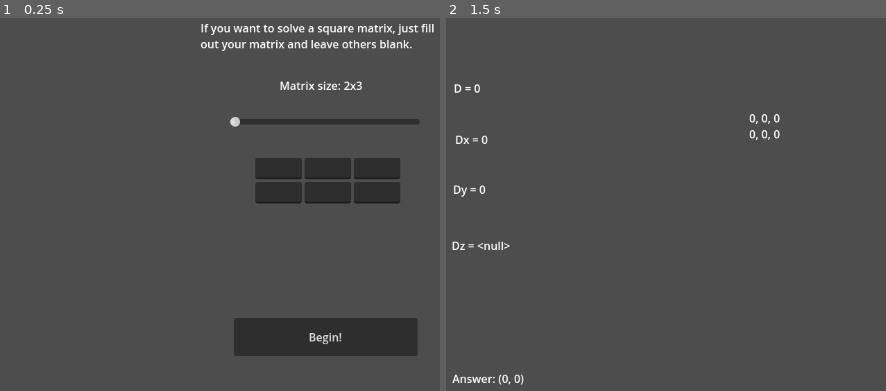
Above: before the commit, frames 1-2 (left to right).
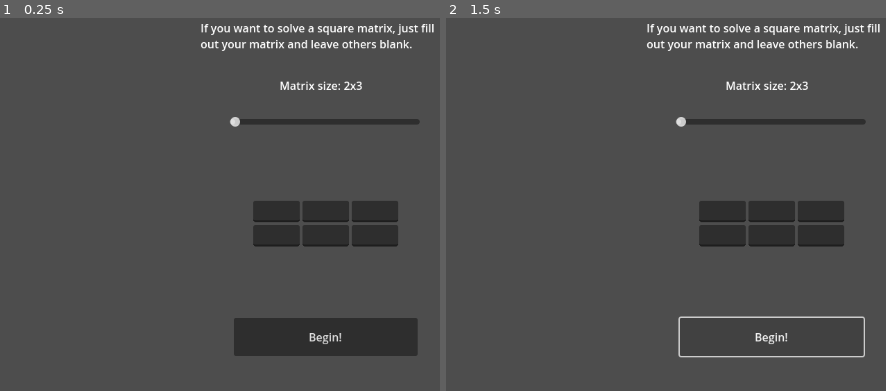
Above: after the commit, the same moments.

Repository: i-eye/Matrix
Game: Godot game, scene res://Scenes/main.tscn
Same seed, same stepped clock (60 frames per second), same inputs: the game is played once before the commit and once after it. Before the commit the project starts from res://main.tscn.
Inputs (mouse positions are in pixels of both pictures, inside the frame that each line leads up to):
- Up to frame 1 (0.25 s): no input
- Up to frame 2 (1.5 s): click "Begin!" at 0.5 s; click (771, 338) at 1.25 s, where only the run after the commit has a clickable "Begin!"

The runs differ from the first frame. In frame 1, 6.7% of the frame differs, in the area x 57-91%, y 37-62%; in frame 2, 6.9%, in the area x 1-99%, y 1-99%.

Commit message:
Restructure!

Diff:
--- a/calculating_screen.tscn
+++ b/Scenes/calculating_screen.tscn
@@ -1,9 +1,9 @@
 [gd_scene load_steps=2 format=3 uid="uid://ddbeaxqlggx5v"]
 
-[ext_resource type="Script" path="res://calculating_screen.gd" id="1_y5fas"]
+[ext_resource type="Script" path="res://Scripts/calculating_screen.gd" id="1_kalt2"]
 
 [node name="calculatingScreen" type="Node2D"]
-script = ExtResource("1_y5fas")
+script = ExtResource("1_kalt2")
 
 [node name="Answer" type="RichTextLabel" parent="."]
 offset_left = 87.0
--- a/main.tscn
+++ b/Scenes/main.tscn
@@ -1,9 +1,10 @@
-[gd_scene load_steps=2 format=3 uid="uid://cygkxj86l5d7p"]
+[gd_scene load_steps=3 format=3 uid="uid://cygkxj86l5d7p"]
 
-[ext_resource type="Script" path="res://main.gd" id="1_6rdxw"]
+[ext_resource type="Script" path="res://Scripts/main.gd" id="1_wlc8y"]
+[ext_resource type="Script" path="res://Scripts/MatrixController.gd" id="2_0gmxn"]
 
 [node name="main" type="Node2D"]
-script = ExtResource("1_6rdxw")
+script = ExtResource("1_wlc8y")
 
 [node name="MatrixSize" type="HSlider" parent="."]
 offset_left = 409.0
@@ -29,15 +30,21 @@
 text = "Begin!"
 
 [node name="Matrix" type="GridContainer" parent="."]
-anchors_preset = -1
-offset_left = 446.0
-offset_top = 209.0
-offset_right = 655.0
-offset_bottom = 324.0
+anchors_preset = 8
+anchor_left = 0.5
+anchor_top = 0.5
+anchor_right = 0.5
+anchor_bottom = 0.5
+offset_left = 443.0
+offset_top = 271.0
+offset_right = 652.0
+offset_bottom = 337.0
 grow_horizontal = 2
+grow_vertical = 2
 size_flags_horizontal = 2
 size_flags_vertical = 3
 columns = 3
+script = ExtResource("2_0gmxn")
 
 [node name="LineEdit" type="LineEdit" parent="Matrix"]
 layout_mode = 2
--- /dev/null
+++ b/Scripts/MatrixController.gd
@@ -0,0 +1,33 @@
+extends GridContainer
+class_name MatrixController
+
+var currentSize: int = 2
+var prevSize: int = 2
+
+func sizeChange(val):
+	currentSize = val
+
+	# when matrix size is changed, add/remove children of LineEdit as needed
+	columns = currentSize + 1
+	if currentSize > prevSize:
+		# if new size is bigger, add children.
+		# since this is adding to an already exisiting matrix, e.g. 1x1
+		# only add needed children
+		for i in range(currentSize*(currentSize+1) - prevSize*(prevSize+1)):
+			addFromMatrix()
+	elif currentSize < prevSize:
+		# opposite of adding
+		for i in range(prevSize*(prevSize+1) - currentSize*(currentSize+1)):
+			removeFromMatrix()
+	prevSize = currentSize
+	return currentSize
+
+
+	# add children to matrix
+func addFromMatrix():
+	var newLineEdit = LineEdit.new()
+	add_child(newLineEdit)
+
+	# kill children from matrix
+func removeFromMatrix():
+	get_children().back().free()
--- /dev/null
+++ b/Scripts/main.gd
@@ -0,0 +1,33 @@
+extends Node2D
+class_name mainClass
+
+# Stores the previous size of the Matrix (side length)
+var prevSize: int = 2
+var size: int = 2
+@onready var matrixNode: MatrixController = $Matrix as MatrixController
+
+var matrix = []
+
+var D: float
+var Dx: float
+var Dy: float
+var Dz: float
+var x: float
+var y: float
+var z: float
+
+func _on_matrix_size_value_changed(val):
+	# change the text of the matrix size to fit with new value
+	var size = matrixNode.sizeChange(val)
+	$MatrixSizeText.text = "Matrix size: " + str(size) + "x" + str(size+1)
+
+
+func _on_start_pressed():
+	var matrixLine: Array[float]
+	for i in $Matrix.get_children():
+		matrixLine.append(float(i.text))
+	for r in range(size):
+		matrix.append([])
+		for c in range(size+1):
+			matrix[r].append(matrixLine.front())
+			matrixLine.pop_front()
--- a/calculating_screen.gd
+++ /dev/null
@@ -1,30 +0,0 @@
-extends Node2D
-
-var matrix = main.matrix
-var size = main.size
-var D = main.D
-var Dx = main.Dx
-var Dy = main.Dy
-var Dz = main.Dz
-var x = main.x
-var y = main.y
-var z = main.z
-
-func _ready():
-	for r in range(size):
-		$Matrix.text += "\n"
-		for c in range(size+1):
-			if c == size:
-				$Matrix.text += str(matrix[r][c])
-			else:
-				$Matrix.text += str(matrix[r][c]) + ", "
-
-
-	$D.text = "D = " + str(D)
-	$Dx.text = "Dx = " + str(Dx)
-	$Dy.text = "Dy = " + str(Dy)
-	$Dz.text = "Dz = " + str(Dz)
-	if size == 2:
-		$Answer.text = "Answer: (" + str(x) + ", " + str(y) + ")"
-	else:
-		$Answer.text = "Answer: (" + str(x) + ", " + str(y) + ", " + str(z) + ")"
--- a/main.gd
+++ /dev/null
@@ -1,163 +0,0 @@
-extends Node2D
-
-# Stores the previous size of the Matrix (side length)
-var prevSize: int = 2
-static var size: int = 2
-
-static var matrix = []
-
-static var D
-static var Dx
-static var Dy
-static var Dz
-static var x: float
-static var y: float
-static var z: float
-
-func _on_matrix_size_value_changed(val):
-	# change the text of the matrix size to fit with new value
-	size = val
-	print(size)
-	$MatrixSizeText.text = "Matrix size: " + str(size) + "x" + str(size+1)
-
-	# when matrix size is changed, add/remove children of LineEdit as needed
-	$Matrix.columns = size + 1
-	if size > prevSize:
-		# if new size is bigger, add children.
-		# since this is adding to an already exisiting matrix, e.g. 1x1
-		# only add needed children
-		for i in range(size*(size+1) - prevSize*(prevSize+1)):
-			addFromMatrix()
-	elif size < prevSize:
-		# opposite of adding
-		for i in range(prevSize*(prevSize+1) - size*(size+1)):
-			removeFromMatrix()
-	prevSize = size
-
-	# add children to matrix
-func addFromMatrix():
-	var newLineEdit = LineEdit.new()
-	$Matrix.add_child(newLineEdit)
-
-	# kill children from matrix
-func removeFromMatrix():
-	$Matrix.get_children().back().free()
-
-func _on_start_pressed():
-	var matrixLine: Array[int]
-	for i in $Matrix.get_children():
-		matrixLine.append(int(i.text))
-	for r in range(size):
-		matrix.append([])
-		for c in range(size+1):
-			matrix[r].append(matrixLine.front())
-			matrixLine.pop_front()
-
-	print(matrix)
-	print(matrix[1][1])
-	if size == 2:
-		solveFor2x3()
-	if size == 3:
-		solveFor3x4()
-	print("D: " + str(D))
-	print("Dx: " + str(Dx))
-	print("Dy: " + str(Dy))
-	print("Dz: " + str(Dz))
-	print("x: " + str(x))
-	print("y: " + str(y))
-	print("z: " + str(z))
-	goToCalculatingScreen()
-
-func goToCalculatingScreen():
-	get_tree().change_scene_to_file("res://calculating_screen.tscn")
-
-func solveFor2x3():
-	D = calculateD2x2()
-	Dx = calculateDx2x2()
-	Dy = calculateDy2x2()
-	if D == 0:
-		print("D is zero.")
-	else:
-		x = Dx/D
-		y = Dy/D
-
-# not done
-func solveFor3x4():
-	var solveDDxorDy = 1
-	var matrix1 = solve1st2x2(solveDDxorDy)
-	var matrix2 = solve2nd2x2(solveDDxorDy)
-	var matrix3 = solve3rd2x2(solveDDxorDy)
-	D = matrix[0][0] * matrix1 - matrix[0][1] * matrix2 + matrix[0][2] * matrix3
-	print("Matrix1 D: " + str(matrix1))
-	print("Matrix2 D: " + str(matrix2))
-	print("Matrix3 D: " + str(matrix3))
-
-	solveDDxorDy = 2
-	matrix1 = solve1st2x2(solveDDxorDy)
-	matrix2 = solve2nd2x2(solveDDxorDy)
-	matrix3 = solve3rd2x2(solveDDxorDy)
-	Dx = matrix[0][3] * matrix1 - matrix[0][1] * matrix2 + matrix[0][2] * matrix3
-	print("Matrix1 Dx: " + str(matrix1))
-	print("Matrix2 Dx: " + str(matrix2))
-	print("Matrix3 Dx: " + str(matrix3))
-
-	solveDDxorDy = 3
-	matrix1 = solve1st2x2(solveDDxorDy)
-	matrix2 = solve2nd2x2(solveDDxorDy)
-	matrix3 = solve3rd2x2(solveDDxorDy)
-	Dy = matrix[0][0] * matrix1 - matrix[0][3] * matrix2 + matrix[0][2] * matrix3
-	print("Matrix1 Dy: " + str(matrix1))
-	print("Matrix2 Dy: " + str(matrix2))
-	print("Matrix3 Dy: " + str(matrix3))
-
-	solveDDxorDy = 4
-	matrix1 = solve1st2x2(solveDDxorDy)
-	matrix2 = solve2nd2x2(solveDDxorDy)
-	matrix3 = solve3rd2x2(solveDDxorDy)
-	Dz = matrix[0][0] * matrix1 - matrix[0][1] * matrix2 + matrix[0][3] * matrix3
-	print("Matrix1 Dz: " + str(matrix1))
-	print("Matrix2 Dz: " + str(matrix2))
-	print("Matrix3 Dz: " + str(matrix3))
-
-	if D == 0:
-		print("D is zero. aaa")
-	else:
-		x = float(Dx)/D
-		y = float(Dy)/D
-		z = float(Dz)/D
-
-func solve1st2x2(solveDDxorDy):
-	if solveDDxorDy == 1:
-		return matrix[1][1]*matrix[2][2] - matrix[1][2]*matrix[2][1]
-	elif solveDDxorDy == 2:
-		return matrix[1][1]*matrix[2][2] - matrix[1][2]*matrix[2][1]
-	elif solveDDxorDy == 3:
-		return matrix[1][3]*matrix[2][2] - matrix[1][2]*matrix[2][3]
-	elif solveDDxorDy == 4:
-		return matrix[1][1]*matrix[2][3] - matrix[1][3]*matrix[2][1]
-func solve2nd2x2(solveDDxorDy):
-	if solveDDxorDy == 1:
-		return matrix[1][0]*matrix[2][2] - matrix[1][2]*matrix[2][0]
-	elif solveDDxorDy == 2:
-		return matrix[1][3]*matrix[2][2] - matrix[1][2]*matrix[2][3]
-	elif solveDDxorDy == 3:
-		return matrix[1][0]*matrix[2][2] - matrix[1][2]*matrix[2][0]
-	elif solveDDxorDy == 4:
-		return matrix[1][0]*matrix[2][3] - matrix[1][3]*matrix[2][0]
-func solve3rd2x2(solveDDxorDy):
-	if solveDDxorDy == 1:
-		return matrix[1][0]*matrix[2][1] - matrix[1][1]*matrix[2][0]
-	elif solveDDxorDy == 2:
-		return matrix[1][3]*matrix[2][1] - matrix[1][1]*matrix[2][3]
-	elif solveDDxorDy == 3:
-		return matrix[1][0]*matrix[2][3] - matrix[1][3]*matrix[2][0]
-	elif solveDDxorDy == 4:
-		return matrix[1][0]*matrix[2][1] - matrix[1][1]*matrix[2][0]
-
-# currently done
-func calculateD2x2():
-	return matrix[0][0]*matrix[1][1] - matrix[0][1]*matrix[1][0]
-func calculateDx2x2():
-	return matrix[0][2]*matrix[1][1] - matrix[0][1]*matrix[1][2]
-func calculateDy2x2():
-	return matrix[0][0]*matrix[1][2] - matrix[0][2]*matrix[1][0]
--- a/project.godot
+++ b/project.godot
@@ -11,10 +11,6 @@
 [application]
 
 config/name="Matrix"
-run/main_scene="res://main.tscn"
+run/main_scene="res://Scenes/main.tscn"
 config/features=PackedStringArray("4.1", "Forward Plus")
 config/icon="res://icon.svg"
-
-[autoload]
-
-main="*res://main.gd"
Not shown, added: export_presets.cfg
Not shown, added: Exports/Pre-Pre-Alpha.zip
